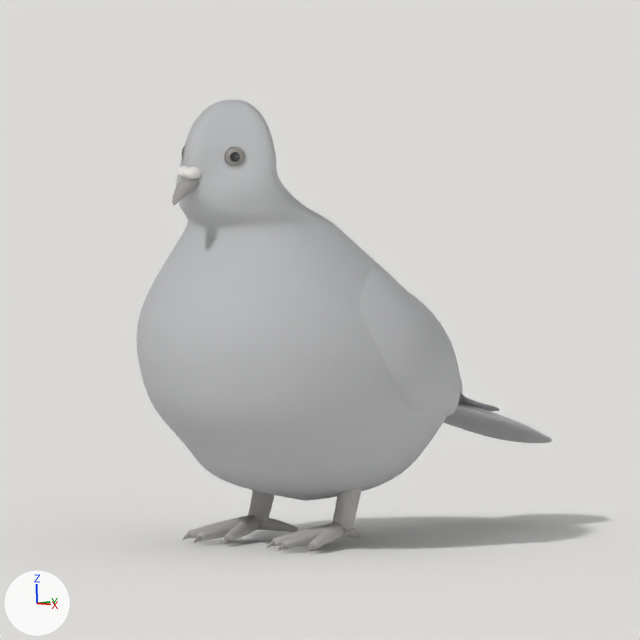
Before and after pictures for a commit that changed the Blender file art/pigeon/pigeon.blend.
Camera for both pictures: the file's camera 'Eight_views_fixed_camera'. Lighting does not change. The marker at lower left points along +X, +Y and +Z. The picture after the commit comes second.

In view in the first picture: 'Body_neck_head_continuous', 'Folded_wing_volume_Left', 'Studio_floor_not_exported', 'Tail_anatomical_envelope', 'Tarsus_Left' and 15 more.
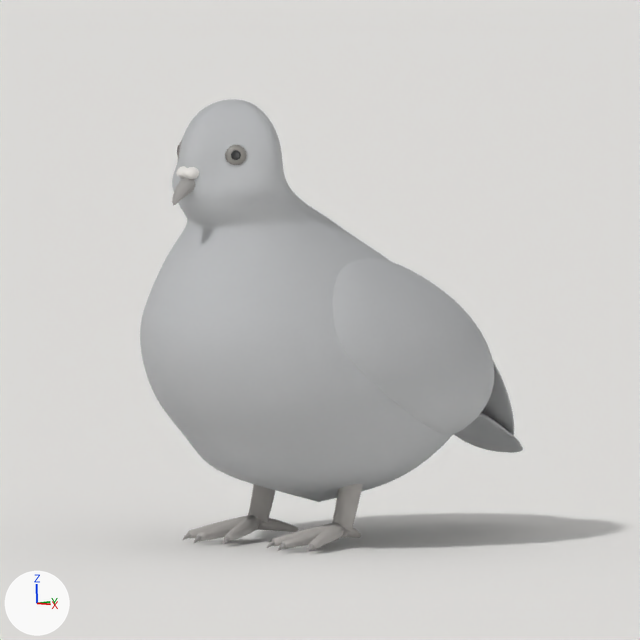
Where the newer file only moved an object's origin or applied its transform, the numbers keep the older frame.

Changed parts and their boxes (x1, y1, x2, y2) in the pictures (640 x 640 px):
'Body_neck_head_continuous', reshaped
    before: (136, 100, 446, 501)
    after: (140, 99, 452, 502)
'Folded_wing_volume_Left', reshaped (15% wider, 19% taller)
    before: (360, 268, 500, 417)
    after: (333, 258, 494, 435)
'Tail_anatomical_envelope', reshaped
    before: (443, 402, 552, 443)
    after: (454, 413, 523, 453)
'Wing_folded_flight_bundle_Left', added
    after: (481, 361, 514, 436)

Diff of the bpy script that builds the scene:
```diff
--- a/art/pigeon/pigeon.blend.py
+++ b/art/pigeon/pigeon.blend.py
@@ me_body_neck_head_continuous @@
 # used by ob_body_neck_head_continuous; parent = ob_pigeon_r01; location = (0.0, 0.0, 0.0)
-me_body_neck_head_continuous.from_pydata(...)  # 9600 vertices, 9522 faces; spans x -0.328..0.328, y -0.374..0.381, z 0.09..1.0
+me_body_neck_head_continuous.from_pydata(...)  # 9600 vertices, 9522 faces; spans x -0.333..0.333, y -0.378..0.465, z 0.085..1.0
+# me_body_neck_head_continuous part 1: 9431 of 9600 vertices moved; they spanned x -0.328..0.328, y -0.374..0.381, z 0.09..0.999 and now span x -0.333..0.333, y -0.378..0.465, z 0.085..0.999; mean shift (0.0, 0.024, -0.003); largest move (0.0, 0.361, 0.42) -> (0.0, 0.45, 0.417)
 me_body_neck_head_continuous.materials.append(mat_clay_plumage___anatomy_only)
@@ me_folded_wing_volume_left @@
 # used by ob_folded_wing_volume_left; parent = ob_pigeon_r01; location = (0.0, 0.0, 0.0)
-me_folded_wing_volume_left.from_pydata(...)  # 2800 vertices, 2762 faces; spans x 0.002..0.35, y -0.12..0.644, z 0.249..0.633
+me_folded_wing_volume_left.from_pydata(...)  # 3074 vertices, 3136 faces; spans x 0.004..0.357, y -0.165..0.469, z 0.229..0.649
+# me_folded_wing_volume_left part 2: 2799 vertices removed from x 0.002..0.35, y -0.12..0.644, z 0.249..0.633; 3073 vertices added at x 0.004..0.357, y -0.165..0.469, z 0.229..0.649
 me_folded_wing_volume_left.materials.append(mat_clay_plumage___anatomy_only)
@@ me_tail_anatomical_envelope @@
 # used by ob_tail_anatomical_envelope; parent = ob_pigeon_r01; location = (0.0, 0.0, 0.0)
-me_tail_anatomical_envelope.from_pydata(...)  # 2560 vertices, 2522 faces; spans x -0.125..0.125, y 0.27..0.77, z 0.17..0.312
+me_tail_anatomical_envelope.from_pydata(...)  # 2560 vertices, 2522 faces; spans x -0.1..0.1, y 0.3..0.67, z 0.156..0.302
+# me_tail_anatomical_envelope part 3: 2560 of 2560 vertices moved; they spanned x -0.125..0.125, y 0.27..0.77, z 0.17..0.312 and now span x -0.1..0.1, y 0.3..0.67, z 0.156..0.302; mean shift (0.0, -0.035, 0.001)
 me_tail_anatomical_envelope.materials.append(mat_clay_plumage___anatomy_only)
@@ me_wing_folded_flight_bundle_left @@
+me_wing_folded_flight_bundle_left.from_pydata(...)  # 3074 vertices, 3136 faces; spans x -0.015..0.26, y 0.211..0.649, z 0.173..0.531
+me_wing_folded_flight_bundle_left.polygons.foreach_set('use_smooth', [True] * 3136)
+me_wing_folded_flight_bundle_left.materials.append(mat_clay_plumage___anatomy_only)  # grey #b5b6b8
@@ ob_wing_folded_flight_bundle_left @@
+ob_wing_folded_flight_bundle_left = bpy.data.objects.new('Wing_folded_flight_bundle_Left', me_wing_folded_flight_bundle_left)
+ob_wing_folded_flight_bundle_left.parent = ob_pigeon_r01
+ob_wing_folded_flight_bundle_left.location = (0.0, 0.0, 0.0)
```
